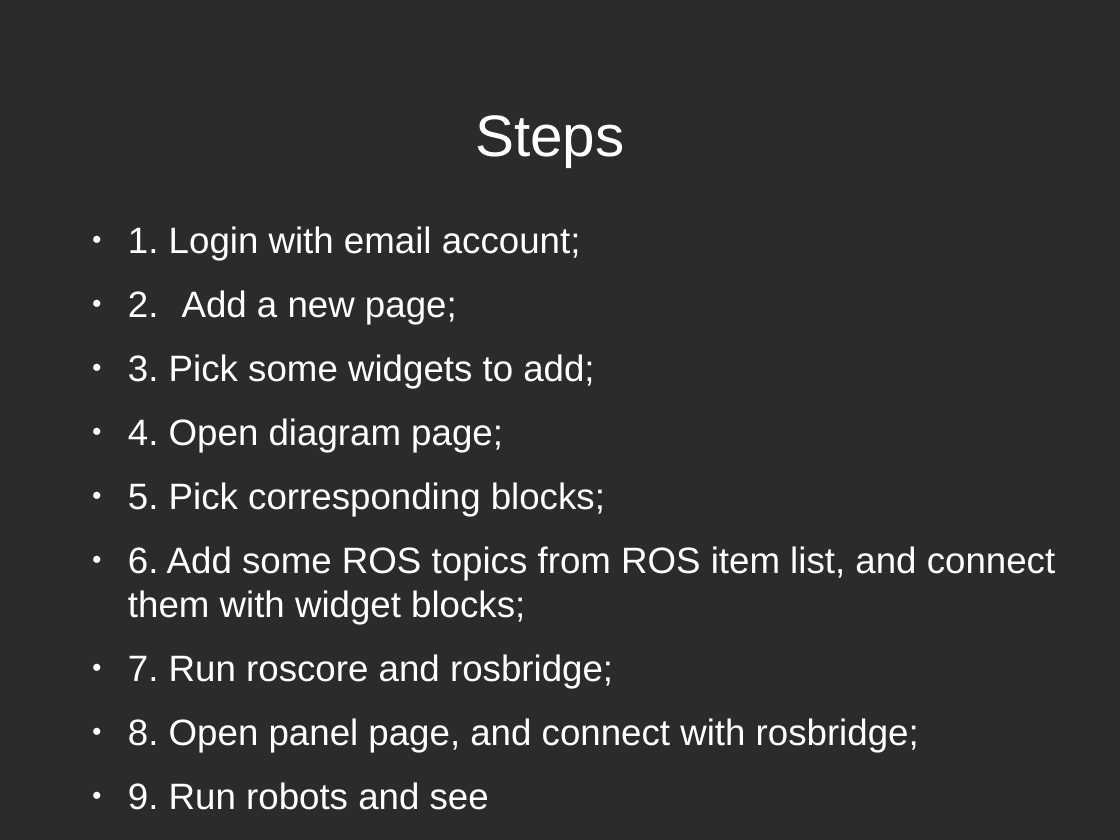
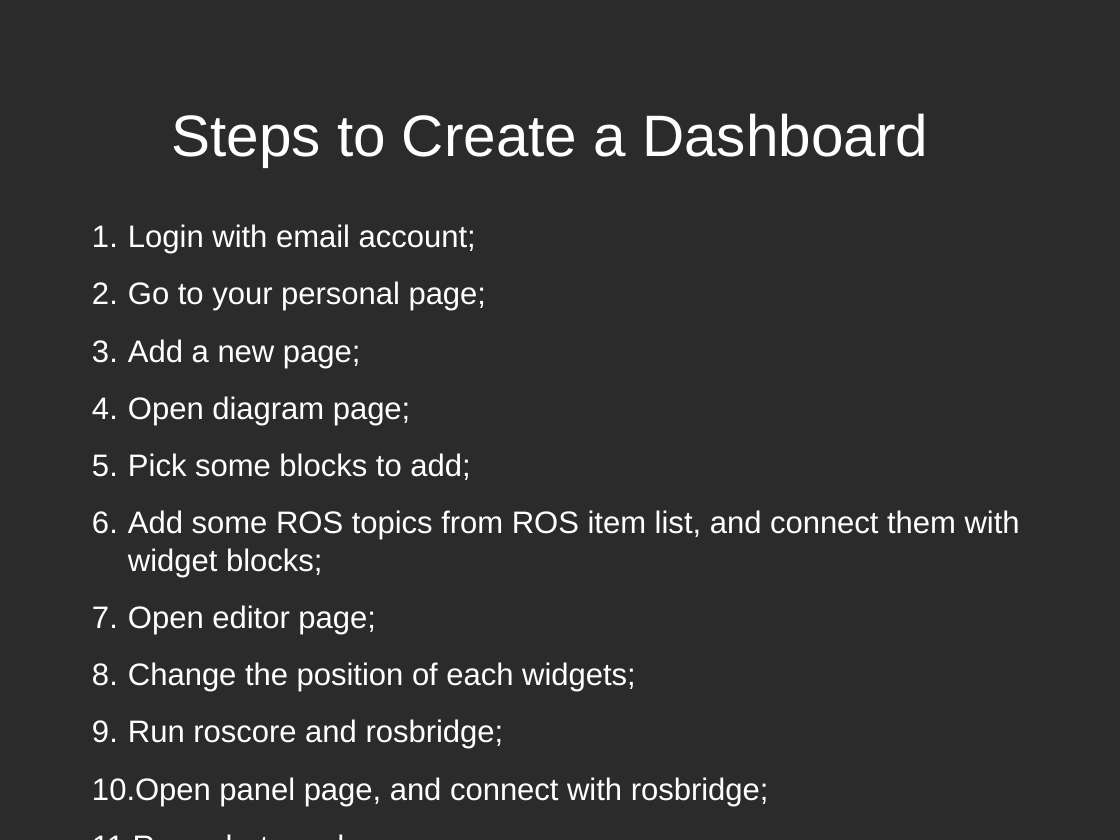
Before and after one commit to AutonomyLab/rosdash, a slide deck: slide 11 of doc/rosdash.odp. Drawn at 1120x840 pixels with LibreOffice and Linux fonts; fonts in the diff are those of the drawing; background and template pictures are left out; a plain dark background stands for a picture behind light text. Boxes give left, top, right and bottom in pixels: in the first picture for what was removed or moved away, otherwise in the second. Text is boxed around its words. In the diff, an @@ line names an element or a change of style, - is before the commit and + after.

Commit message:
presentation

```diff
--- a/doc/rosdash.odp
+++ b/doc/rosdash.odp
@@ title at bbox=[172, 113, 928, 166]: text changed @@
-Steps
+Steps to Create a Dashboard
@@ text at bbox=[92, 224, 1020, 806]: text changed; size 26 to 22 pt @@
-● 1. Login with email account;
-● 2. Add a new page;
-● 3. Pick some widgets to add;
-● 4. Open diagram page;
-● 5. Pick corresponding blocks;
-● 6. Add some ROS topics from ROS item list, and connect them with widget blocks;
-● 7. Run roscore and rosbridge;
-● 8. Open panel page, and connect with rosbridge;
-● 9. Run robots and see
+1. Login with email account;
+2. Go to your personal page;
+3. Add a new page;
+4. Open diagram page;
+5. Pick some blocks to add;
+6. Add some ROS topics from ROS item list, and connect them with widget blocks;
+7. Open editor page;
+8. Change the position of each widgets;
+9. Run roscore and rosbridge;
+10. Open panel page, and connect with rosbridge;
+11. Run robots and see
```
Also in this commit, not shown: 4 other slides changed, 11 slides added, 2 slides removed, 10 other files.
